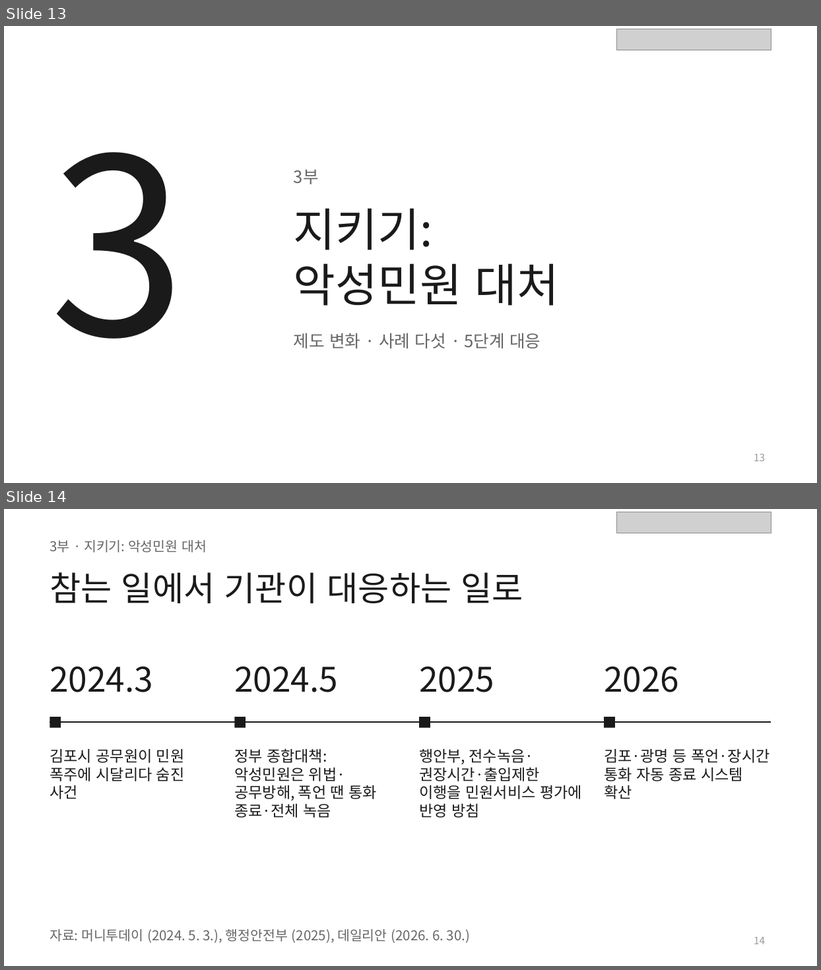
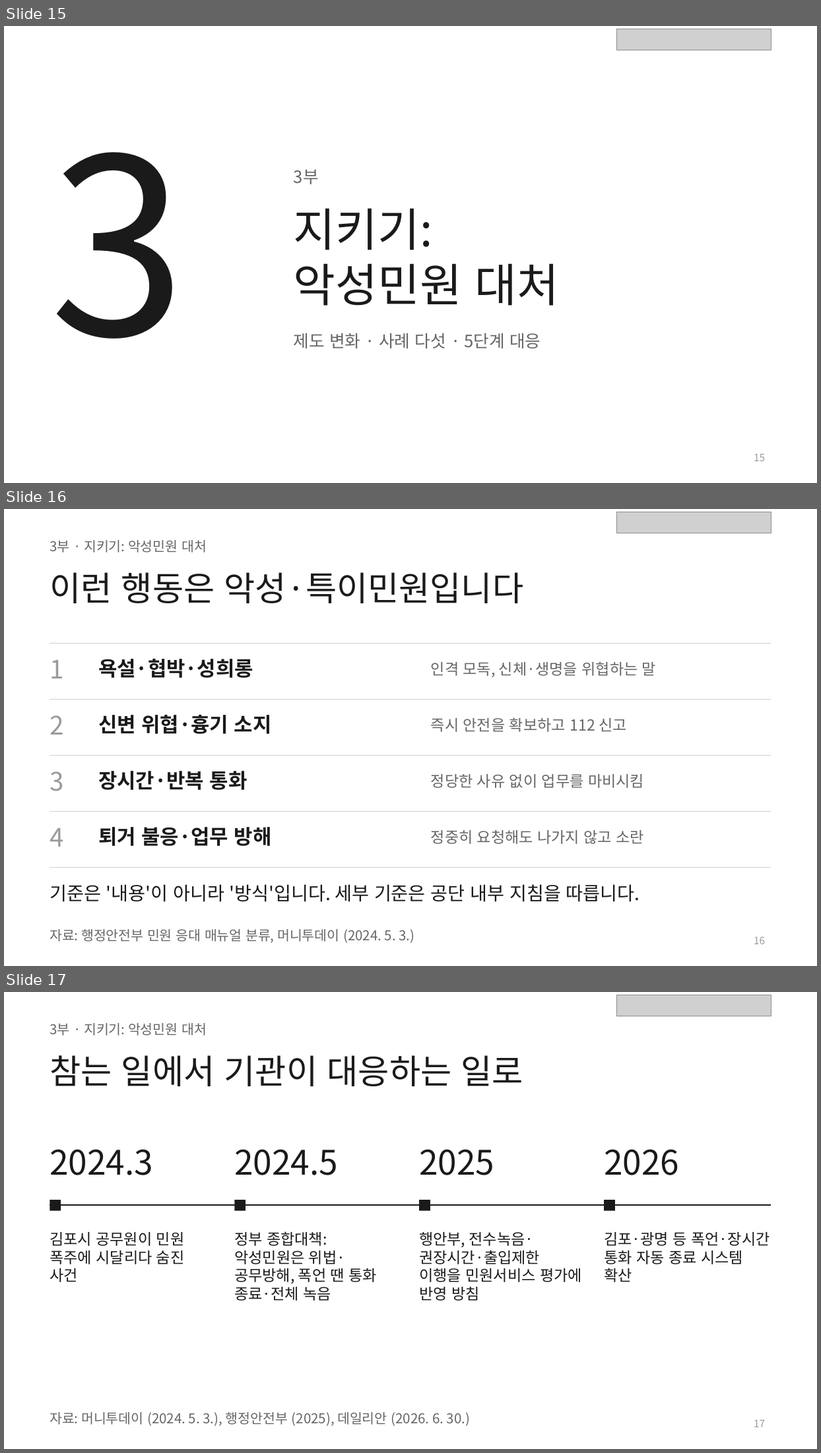
Before and after one commit to edupang79-crypto/prompt, a slide deck: 교안/중구도시관리공단_민원응대_교안.pptx. Shown one above the other, each under a label of ours: slides 13 and 14 before the commit, slides 15, 16 and 17 after it. The pictures are 821x970 and 821x1453 pixels, drawn with LibreOffice and Linux fonts; fonts in the diff are those of the drawing; grey boxes stand for pictures. Boxes give left, top, right and bottom in pixels: in the first picture for what was removed or moved away, otherwise in the second. Text is boxed around its words. In the diff, an @@ line names an element or a change of style, - is before the commit and + after.

```diff
--- a/교안/중구도시관리공단_민원응대_교안.pptx
+++ b/교안/중구도시관리공단_민원응대_교안.pptx
@@ slide 16 added at [4, 509, 817, 966], background #FFFFFF @@
@@ picture added at [617, 512, 772, 533] @@
@@ text added at [50, 540, 207, 553], 16 pt, text #666666 @@
+3부 · 지키기: 악성민원 대처
@@ title added at [50, 572, 523, 603], 40 pt, text #1A1A1A @@
+이런 행동은 악성·특이민원입니다
@@ line added from (50, 643) to (772, 643), #CFCFCF 0.75 pt @@
@@ text added at [50, 660, 63, 679], 30 pt, text #9A9A9A @@
+1
@@ text added at [98, 659, 253, 678], 24 pt, text #1A1A1A, bold @@
+욕설·협박·성희롱
@@ text added at [431, 661, 656, 677], 18 pt, text #666666 @@
+인격 모독, 신체·생명을 위협하는 말
@@ line added from (50, 699) to (772, 699), #CFCFCF 0.75 pt @@
@@ text added at [50, 716, 63, 735], 30 pt, text #9A9A9A @@
+2
@@ text added at [98, 715, 272, 734], 24 pt, text #1A1A1A, bold @@
+신변 위협·흉기 소지
@@ text added at [431, 718, 627, 732], 18 pt, text #666666 @@
+즉시 안전을 확보하고 112 신고
@@ line added from (50, 755) to (772, 755), #CFCFCF 0.75 pt @@
@@ text added at [50, 772, 63, 791], 30 pt, text #9A9A9A @@
+3
@@ text added at [98, 771, 248, 790], 24 pt, text #1A1A1A, bold @@
+장시간·반복 통화
@@ text added at [431, 774, 644, 788], 18 pt, text #666666 @@
+정당한 사유 없이 업무를 마비시킴
@@ line added from (50, 811) to (772, 811), #CFCFCF 0.75 pt @@
@@ text added at [50, 828, 63, 847], 30 pt, text #9A9A9A @@
+4
@@ text added at [98, 827, 272, 846], 24 pt, text #1A1A1A, bold @@
+퇴거 불응·업무 방해
@@ text added at [431, 830, 645, 844], 18 pt, text #666666 @@
+정중히 요청해도 나가지 않고 소란
@@ line added from (50, 867) to (772, 867), #CFCFCF 0.75 pt @@
@@ text added at [50, 885, 640, 902], 22 pt, text #1A1A1A @@
+기준은 '내용'이 아니라 '방식'입니다. 세부 기준은 공단 내부 지침을 따릅니다.
@@ text added at [50, 929, 415, 943], 16 pt, text #666666 @@
+자료: 행정안전부 민원 응대 매뉴얼 분류, 머니투데이 (2024. 5. 3.)
@@ page number added at [754, 937, 765, 945], 12 pt, text #9A9A9A @@
+16
@@ what was slide 13 is now slide 15 @@
@@ page number at [754, 454, 765, 462]: text changed @@
-13
+15
@@ what was slide 14 is now slide 17 @@
@@ page number at [754, 1420, 765, 1428]: text changed @@
-14
+17
```
Also in this commit, not shown: 1 slide changed, 5 other slides added.
